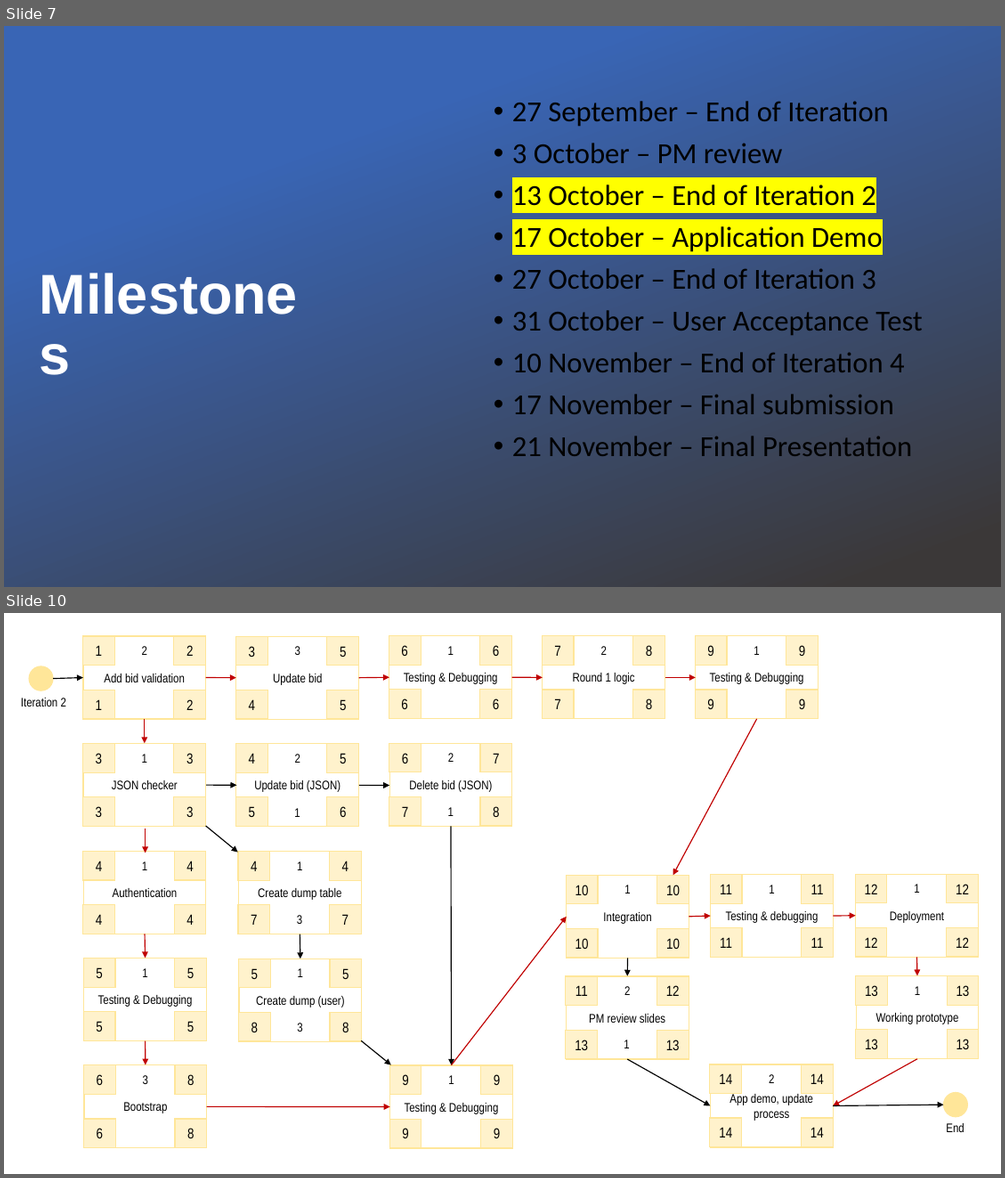
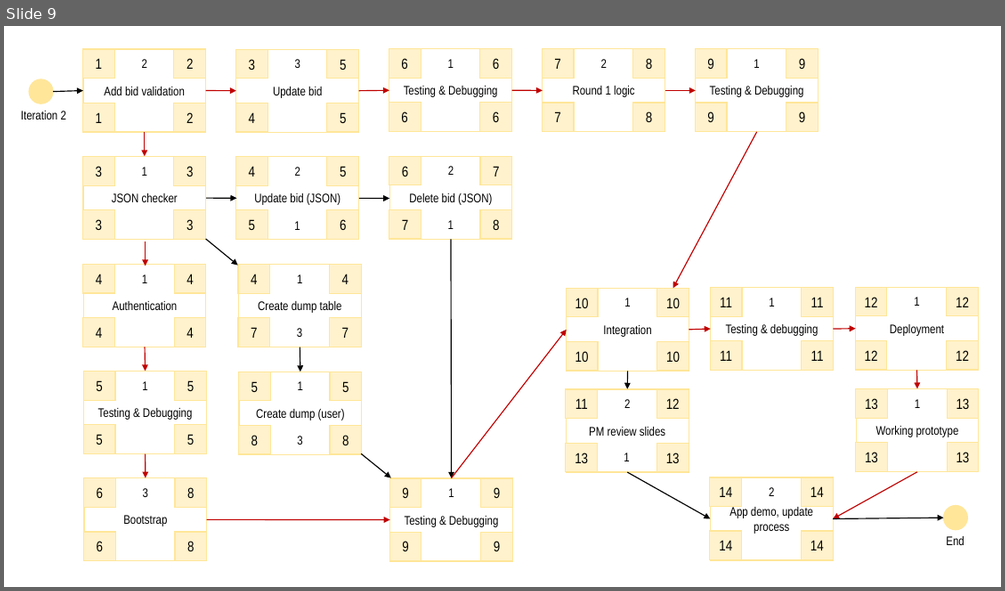
Before and after one commit to xbloh/Online-Course-Bidding-System-, a slide deck: presentations/Week 11 Online Review.pptx. Shown one above the other, each under a label of ours: slides 7 and 10 before the commit, slide 9 after it; the slides between them are not shown. The pictures are 1005x1178 and 1005x591 pixels, drawn with LibreOffice and Linux fonts; fonts in the diff are those of the drawing; background and template pictures are left out. Boxes give left, top, right and bottom in pixels: in the first picture for what was removed or moved away, otherwise in the second. Text is boxed around its words. In the diff, an @@ line names an element or a change of style, - is before the commit and + after.

Commit message:
Update Week 11 Online Review.pptx
Change content in slide

```diff
--- a/presentations/Week 11 Online Review.pptx
+++ b/presentations/Week 11 Online Review.pptx
@@ slide 7 removed at box(4, 26, 1001, 587), background picture (left out) @@
@@ rectangle removed at box(4, 26, 1001, 587) @@
@@ text removed at box(512, 101, 922, 456) @@
-• 27 September – End of Iteration
-• 3 October – PM review
-• 13 October – End of Iteration 2
-• 17 October – Application Demo
-• 27 October – End of Iteration 3
-• 31 October – User Acceptance Test
-• 10 November – End of Iteration 4
-• 17 November – Final submission
-• 21 November – Final Presentation
@@ title removed at box(32, 214, 332, 440) @@
-Milestones
@@ what was slide 10 is now slide 9 @@
```
Also in this commit, not shown: 10 slides changed, 1 slide added, 5 other slides removed.
